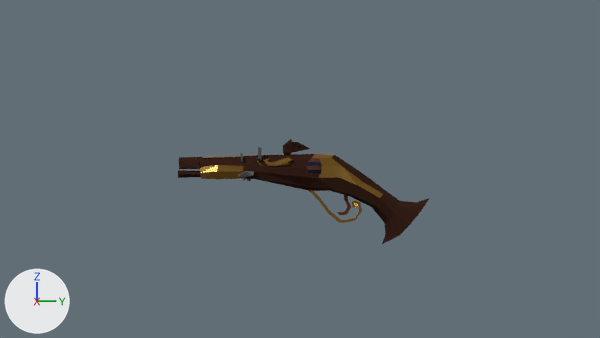
An edit to the Blender file Assets/Art/Models/Weapons/Wheellock.blend, drawn before and after from the same camera.
Both versions are drawn from the file's camera 'Camera'. Lighting does not change. The marker at lower left points along +X, +Y and +Z.

In view in the first picture: 'body'.
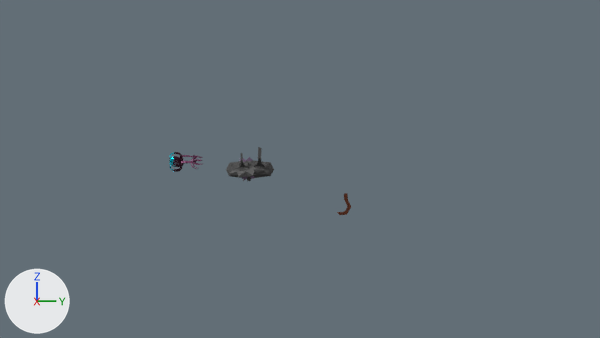
Boxes (x1, y1, x2, y2) around the edits, measured in the pictures (600 x 338 px):
'body', hidden (brown): before (178, 139, 429, 244)
'WheellockShockMod', shown: after (169, 152, 202, 172)

What changed in the scene script:
```text
Change ob_body:
    add ob_body.hide_render = True
Change ob_wheellockshockmod:
    remove ob_wheellockshockmod.hide_render = True
```
